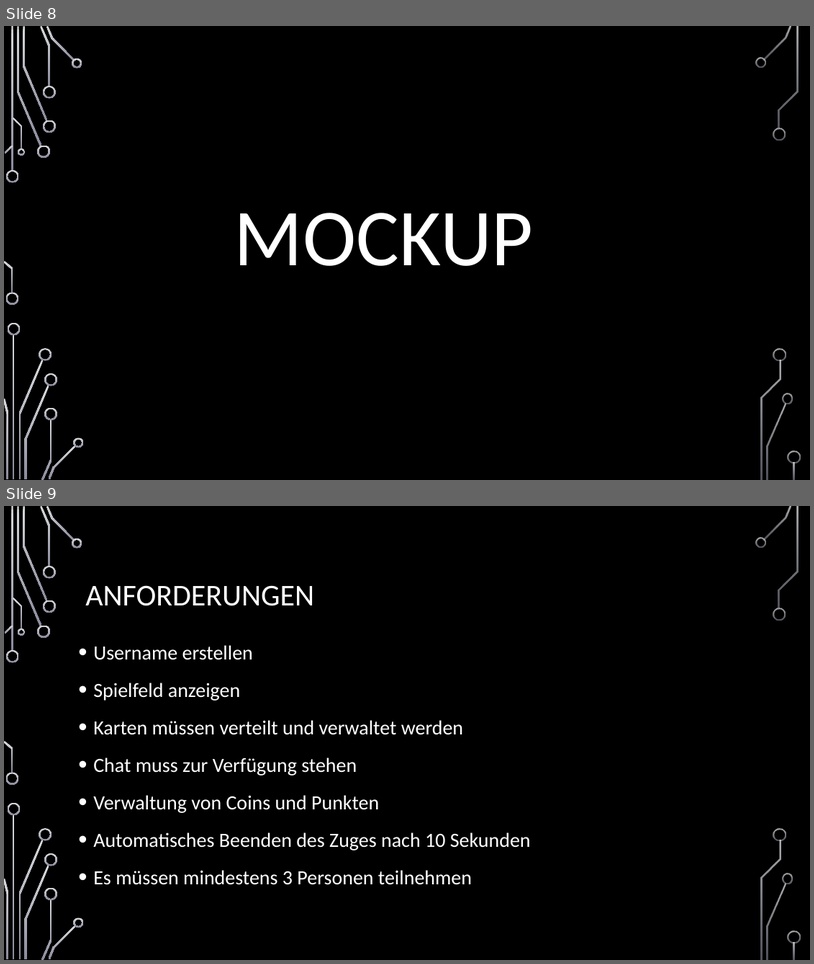
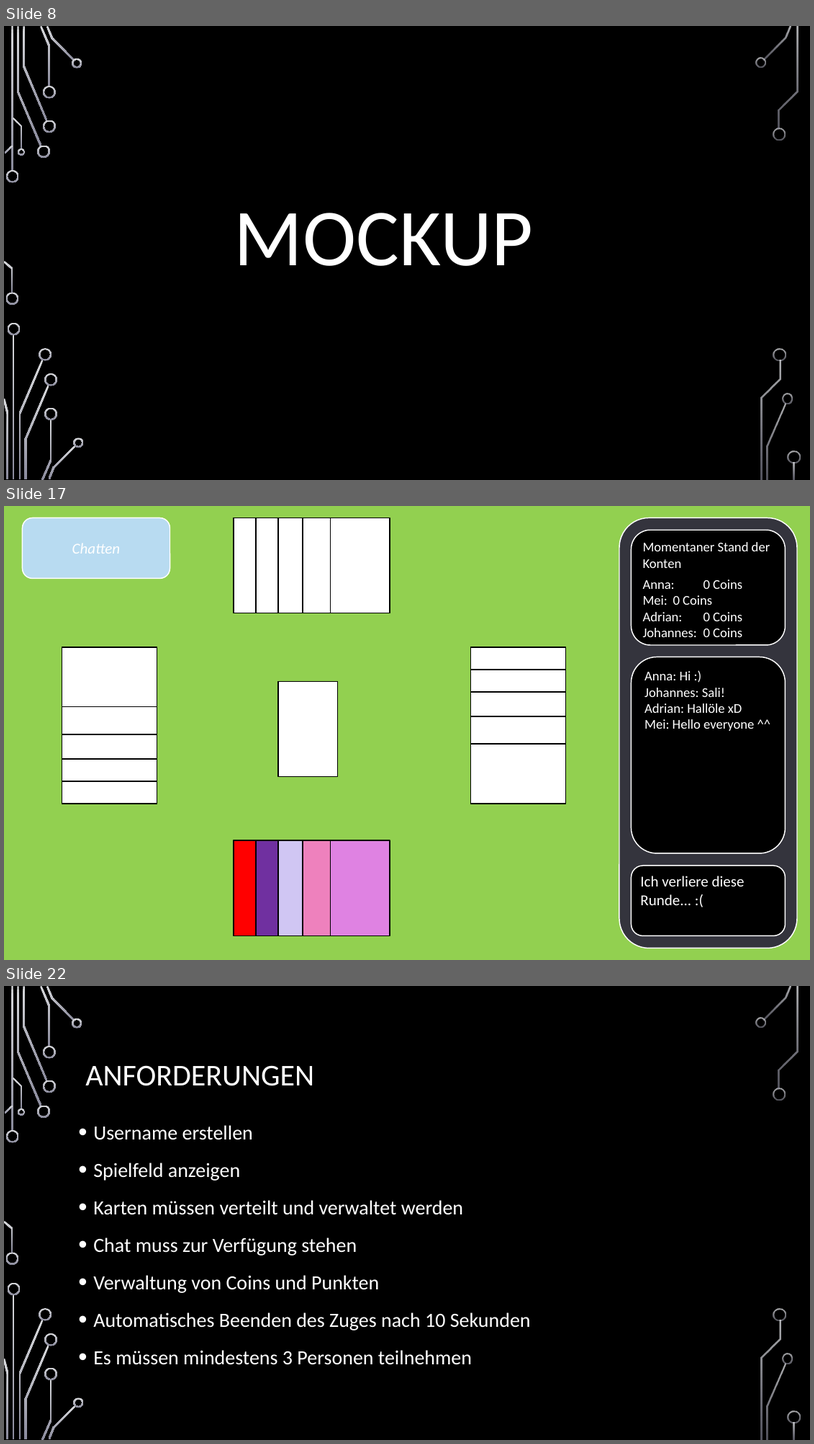
Before and after one commit to jnussbaum/TheBachelorsChaseGame, a slide deck: documents/Meilensteine/Meilenstein I/Meilenstein_1_Präsentation.pptx. Shown one above the other, each under a label of ours: slides 8 and 9 before the commit, slides 8, 17 and 22 after it; the slides between them are not shown. The pictures are 814x964 and 814x1444 pixels, drawn with LibreOffice and Linux fonts; fonts in the diff are those of the drawing; background and template pictures are left out. Boxes give left, top, right and bottom in pixels: in the first picture for what was removed or moved away, otherwise in the second. Text is boxed around its words. In the diff, an @@ line names an element or a change of style, - is before the commit and + after.

```diff
--- a/documents/Meilensteine/Meilenstein I/Meilenstein_1_Präsentation.pptx
+++ b/documents/Meilensteine/Meilenstein I/Meilenstein_1_Präsentation.pptx
@@ slide 17 added at <box>4,506,810,960</box>, background picture (left out) @@
@@ rectangle added at <box>4,506,810,960</box>, fill #92D050, outline #92D050 1.25 pt @@
@@ rounded rectangle added at <box>22,518,170,579</box>, fill #B8DBF1, outline #FFFFFF 1.25 pt, 18 pt, text #FFFFFF, italic @@
+Chatten
@@ group added at <box>4,506,149,960</box>: 16 freeform shapes, 4 rectangles @@
@@ group added at <box>234,518,390,613</box>: 5 rectangles @@
@@ rounded rectangle added at <box>620,518,797,948</box>, fill #34343D, outline #FFFFFF 1.25 pt @@
@@ rounded rectangle added at <box>631,530,786,645</box>, fill #000000, outline #FFFFFF 1.25 pt, 16 pt, text #FFFFFF @@
+Momentaner Stand der Konten
+Anna: 0 Coins
+Mei: 0 Coins
+Adrian: 0 Coins
+Johannes: 0 Coins
@@ group added at <box>62,647,157,803</box>: 5 rectangles @@
@@ rounded rectangle added at <box>631,656,786,852</box>, fill #000000, outline #FFFFFF 1.25 pt, 16 pt, text #FFFFFF @@
+Anna: Hi :)
+Johannes: Sali!
+Adrian: Hallöle xD
+Mei: Hello everyone ^^
@@ rectangle added at <box>278,682,338,777</box>, fill #FFFFFF, outline #000000 1.25 pt @@
@@ group added at <box>471,647,566,803</box>: 5 rectangles @@
@@ rectangle added at <box>234,841,293,936</box>, fill #FF0000, outline #000000 1.25 pt @@
@@ rectangle added at <box>256,841,316,936</box>, fill #7030A0, outline #000000 1.25 pt @@
@@ rectangle added at <box>278,841,338,936</box>, fill #D0C6F3, outline #000000 1.25 pt @@
@@ rectangle added at <box>303,841,362,936</box>, fill #EE81BD, outline #000000 1.25 pt @@
@@ rectangle added at <box>331,841,390,936</box>, fill #DF82E2, outline #000000 1.25 pt @@
@@ rounded rectangle added at <box>631,865,786,936</box>, fill #000000, outline #FFFFFF 1.25 pt, 18 pt, text #FFFFFF @@
+Ich verliere diese Runde... :(
@@ what was slide 9 is now slide 22 @@
```
Also in this commit, not shown: 14 other slides added, 1 slide removed, 3 other files.
